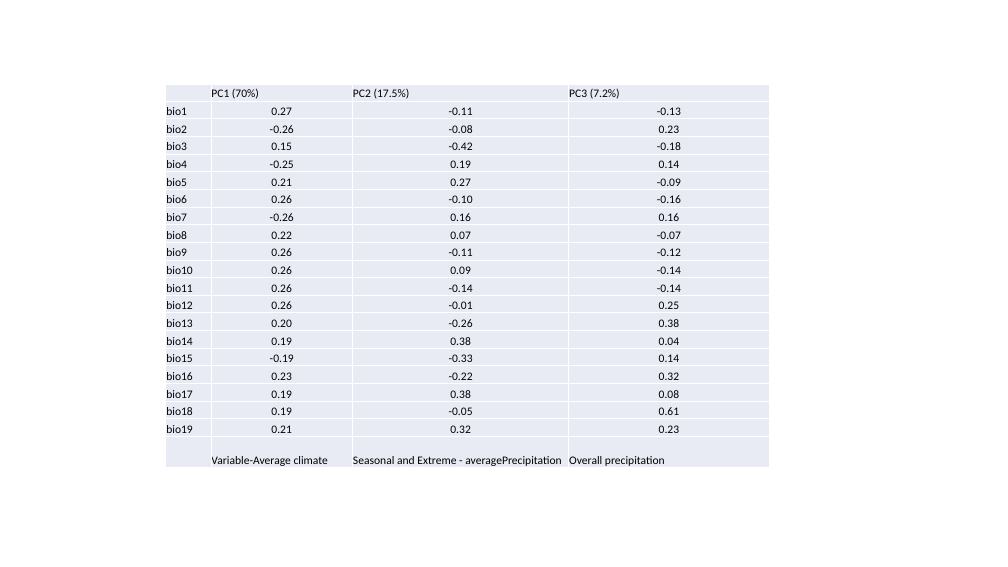
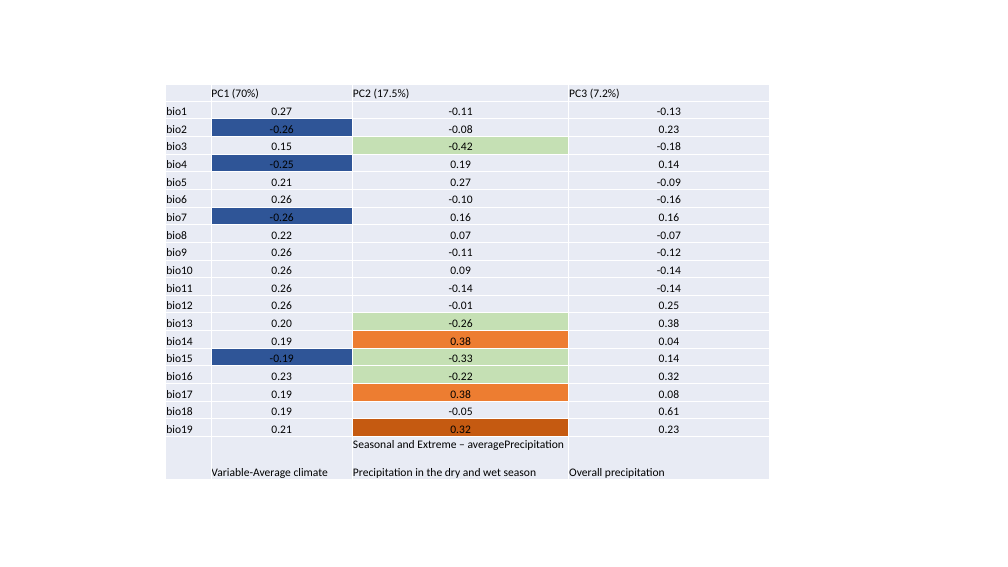
Before and after one commit to chaochen88/latitudinal_variation, a slide deck: slide 3 of 2018-04-02_figure_layout.pptx. Drawn at 1008x567 pixels with LibreOffice and Linux fonts; fonts in the diff are those of the drawing. Boxes give left, top, right and bottom in pixels: in the first picture for what was removed or moved away, otherwise in the second. Text is boxed around its words. In the diff, an @@ line names an element or a change of style, - is before the commit and + after.

```diff
--- a/2018-04-02_figure_layout.pptx
+++ b/2018-04-02_figure_layout.pptx
@@ table at [166, 85, 769, 482] @@
-row 21, column 3: Seasonal and Extreme - averagePrecipitation
+row 21, column 3: Seasonal and Extreme – averagePrecipitation / Precipitation in the dry and wet season
@@ fill #E9EBF5 to #2F5597 in 4 cells @@
@@ fill #E9EBF5 to #C5E0B4 in 4 cells @@
@@ fill #E9EBF5 to #ED7D31 in 2 cells @@
@@ fill #E9EBF5 to #C55A11 in row 20, column 3 @@
```
Also in this commit, not shown: 1 other slide changed, 2 other files.
